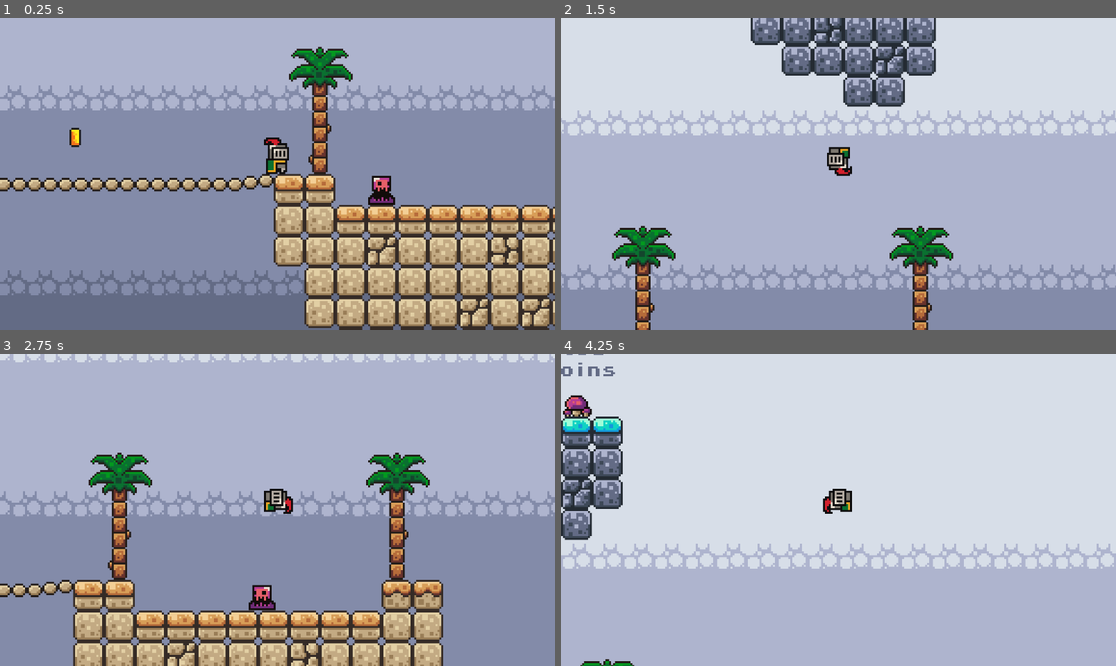
Above: before the commit, frames 1-4 (two rows, left to right).
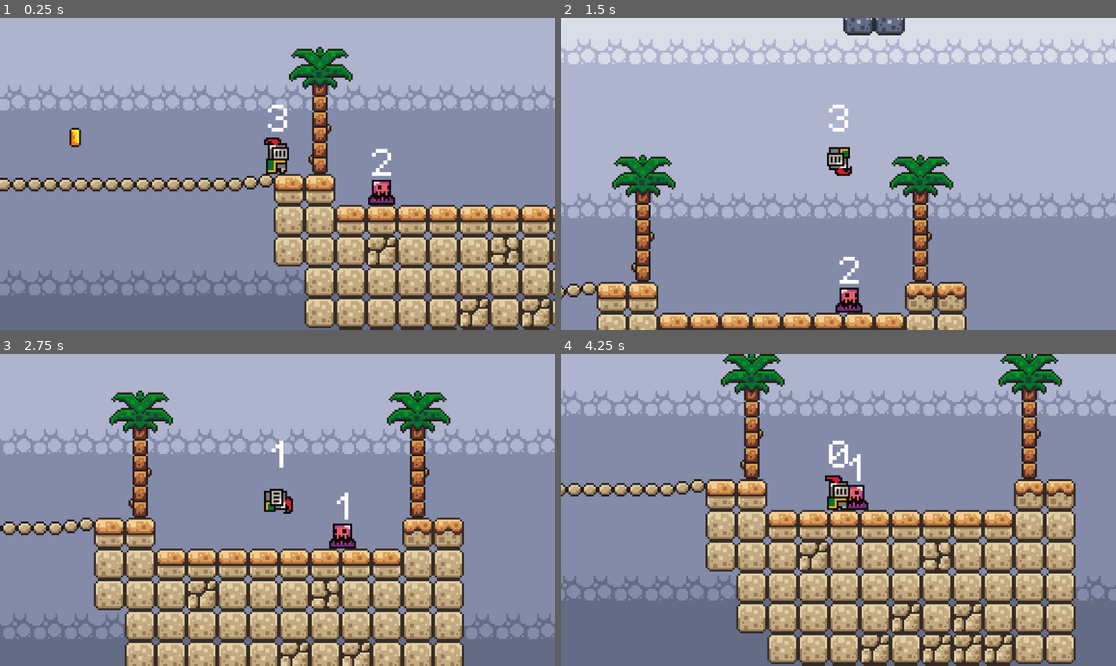
Above: after the commit, the same moments.

Repository: infi-defi/2d-platformer
Game: Godot game, scene res://scenes/game.tscn
The game is run twice, just before and just after one commit, with the same random seed, the same clock (stepped at 60 frames per second) and the same inputs.
Inputs (mouse positions are in pixels of both pictures, inside the frame that each line leads up to):
- Up to frame 1 (0.25 s): no input
- Up to frame 2 (1.5 s): move the mouse to (960, 158) at 0.52 s; hold D (move_right) from 0.53 s (still down); click (960, 158) at 0.6 s; tap Space (jump) at 0.77, 0.8, 1.07, 1.35 s; move the mouse to (727, 189) at 1.27 s
- Up to frame 3 (2.75 s): tap Space (jump) at 1.52, 1.82, 2.3 s; click (166, 525) at 1.55 s; move the mouse to (333, 441) at 2.02 s; release D (move_right) at 2.03 s; hold A (move_left) from 2.03 s (still down); click (333, 441) at 2.1 s
- Up to frame 4 (4.25 s): move the mouse to (810, 572) at 2.77 s; release A (move_left) at 2.78 s; hold D (move_right) from 2.78 s (still down); click (810, 572) at 2.85 s; tap Space (jump) at 3.02, 3.32, 3.6, 3.77, 4.07 s; move the mouse to (1005, 556) at 3.52 s

The runs differ from the first frame. In frame 1, 0.4% of the frame differs, in the area x 48-71%, y 27-57%; in frame 2, 56%; in frame 3, 53%; in frame 4, 100%, in the area x 0-100%, y 0-100%.

Commit message:
fixed jump and added basic health system

Diff:
--- a/scenes/game.tscn
+++ b/scenes/game.tscn
@@ -5,7 +5,7 @@
 [ext_resource type="Texture2D" uid="uid://c8hmccnq25asm" path="res://assets/sprites/world_tileset.png" id="2_xwj7g"]
 [ext_resource type="PackedScene" uid="uid://cd3yxew0f2jm3" path="res://scenes/coin.tscn" id="4_2ay6v"]
 [ext_resource type="PackedScene" uid="uid://6vjmimc7i356" path="res://scenes/killzone.tscn" id="5_mkcj2"]
-[ext_resource type="PackedScene" uid="uid://cwtlh8a4oucvp" path="res://scenes/slime_2.tscn" id="7_2bdib"]
+[ext_resource type="PackedScene" uid="uid://cwtlh8a4oucvp" path="res://scenes/slime.tscn" id="7_2bdib"]
 [ext_resource type="FontFile" uid="uid://ba5p3i381qvj1" path="res://assets/fonts/PixelOperator8.ttf" id="7_sad4y"]
 [ext_resource type="Script" path="res://scripts/game_manager.gd" id="8_5qrbf"]
 [ext_resource type="FontFile" uid="uid://bf14igco0n4up" path="res://assets/fonts/PixelOperator8-Bold.ttf" id="9_aq2rb"]
--- a/scenes/killzone.tscn
+++ b/scenes/killzone.tscn
@@ -7,6 +7,7 @@
 script = ExtResource("1_vy7hb")
 
 [node name="Timer" type="Timer" parent="."]
+wait_time = 1.1
 one_shot = true
 
 [connection signal="body_entered" from="." to="." method="_on_body_entered"]
--- a/scenes/player.tscn
+++ b/scenes/player.tscn
@@ -1,7 +1,8 @@
-[gd_scene load_steps=36 format=3 uid="uid://cmhux5uhvfbm4"]
+[gd_scene load_steps=37 format=3 uid="uid://cmhux5uhvfbm4"]
 
 [ext_resource type="Script" path="res://scripts/player.gd" id="1_sawhh"]
 [ext_resource type="Texture2D" uid="uid://i3d5icmugre" path="res://assets/sprites/knight.png" id="1_twc6m"]
+[ext_resource type="FontFile" uid="uid://ba5p3i381qvj1" path="res://assets/fonts/PixelOperator8.ttf" id="3_l08k4"]
 
 [sub_resource type="AtlasTexture" id="AtlasTexture_4w5rm"]
 atlas = ExtResource("1_twc6m")
@@ -274,4 +275,12 @@
 [node name="Cooldown" type="Timer" parent="sword"]
 wait_time = 0.25
 
+[node name="Label" type="Label" parent="."]
+offset_left = -7.0
+offset_top = -36.0
+offset_right = 7.0
+offset_bottom = -20.0
+theme_override_fonts/font = ExtResource("3_l08k4")
+text = "x"
+
 [connection signal="timeout" from="sword/Cooldown" to="." method="_on_cooldown_timeout"]
--- a/scenes/slime.tscn
+++ b/scenes/slime.tscn
@@ -1,62 +1,140 @@
-[gd_scene load_steps=10 format=3 uid="uid://c0yfewirnvxdr"]
+[gd_scene load_steps=20 format=3 uid="uid://cwtlh8a4oucvp"]
 
-[ext_resource type="Script" path="res://scripts/slime.gd" id="1_025sm"]
-[ext_resource type="Texture2D" uid="uid://cv3owr05mnsjn" path="res://assets/sprites/slime_green.png" id="1_ixr0p"]
-[ext_resource type="PackedScene" uid="uid://6vjmimc7i356" path="res://scenes/killzone.tscn" id="2_flxl4"]
+[ext_resource type="Script" path="res://scripts/slime.gd" id="1_5t4if"]
+[ext_resource type="Texture2D" uid="uid://b246guuf3r6r" path="res://assets/sprites/slime_purple.png" id="1_kdo22"]
+[ext_resource type="PackedScene" uid="uid://6vjmimc7i356" path="res://scenes/killzone.tscn" id="2_t2g4y"]
+[ext_resource type="FontFile" uid="uid://ba5p3i381qvj1" path="res://assets/fonts/PixelOperator8.ttf" id="4_d5kiu"]
 
-[sub_resource type="AtlasTexture" id="AtlasTexture_05e8i"]
-atlas = ExtResource("1_ixr0p")
+[sub_resource type="AtlasTexture" id="AtlasTexture_860ng"]
+atlas = ExtResource("1_kdo22")
+region = Rect2(72, 0, 24, 24)
+
+[sub_resource type="AtlasTexture" id="AtlasTexture_0myqq"]
+atlas = ExtResource("1_kdo22")
+region = Rect2(48, 0, 24, 24)
+
+[sub_resource type="AtlasTexture" id="AtlasTexture_eei7o"]
+atlas = ExtResource("1_kdo22")
+region = Rect2(24, 0, 24, 24)
+
+[sub_resource type="AtlasTexture" id="AtlasTexture_ubwky"]
+atlas = ExtResource("1_kdo22")
+region = Rect2(0, 0, 24, 24)
+
+[sub_resource type="AtlasTexture" id="AtlasTexture_iiffa"]
+atlas = ExtResource("1_kdo22")
 region = Rect2(0, 24, 24, 24)
 
-[sub_resource type="AtlasTexture" id="AtlasTexture_0pla7"]
-atlas = ExtResource("1_ixr0p")
+[sub_resource type="AtlasTexture" id="AtlasTexture_lep6n"]
+atlas = ExtResource("1_kdo22")
 region = Rect2(24, 24, 24, 24)
 
-[sub_resource type="AtlasTexture" id="AtlasTexture_uskiv"]
-atlas = ExtResource("1_ixr0p")
+[sub_resource type="AtlasTexture" id="AtlasTexture_hbl1w"]
+atlas = ExtResource("1_kdo22")
 region = Rect2(48, 24, 24, 24)
 
-[sub_resource type="AtlasTexture" id="AtlasTexture_x80em"]
-atlas = ExtResource("1_ixr0p")
+[sub_resource type="AtlasTexture" id="AtlasTexture_eikbr"]
+atlas = ExtResource("1_kdo22")
 region = Rect2(72, 24, 24, 24)
 
-[sub_resource type="SpriteFrames" id="SpriteFrames_puikk"]
+[sub_resource type="AtlasTexture" id="AtlasTexture_ilxci"]
+atlas = ExtResource("1_kdo22")
+region = Rect2(0, 48, 24, 24)
+
+[sub_resource type="AtlasTexture" id="AtlasTexture_qcdvs"]
+atlas = ExtResource("1_kdo22")
+region = Rect2(24, 48, 24, 24)
+
+[sub_resource type="AtlasTexture" id="AtlasTexture_x6avd"]
+atlas = ExtResource("1_kdo22")
+region = Rect2(48, 48, 24, 24)
+
+[sub_resource type="AtlasTexture" id="AtlasTexture_7n5sm"]
+atlas = ExtResource("1_kdo22")
+region = Rect2(72, 48, 24, 24)
+
+[sub_resource type="SpriteFrames" id="SpriteFrames_2tn88"]
 animations = [{
 "frames": [{
 "duration": 1.0,
-"texture": SubResource("AtlasTexture_05e8i")
+"texture": SubResource("AtlasTexture_860ng")
 }, {
 "duration": 1.0,
-"texture": SubResource("AtlasTexture_0pla7")
+"texture": SubResource("AtlasTexture_0myqq")
 }, {
 "duration": 1.0,
-"texture": SubResource("AtlasTexture_uskiv")
+"texture": SubResource("AtlasTexture_eei7o")
 }, {
 "duration": 1.0,
-"texture": SubResource("AtlasTexture_x80em")
+"texture": SubResource("AtlasTexture_ubwky")
+}],
+"loop": true,
+"name": &"death",
+"speed": 5.0
+}, {
+"frames": [{
+"duration": 1.0,
+"texture": SubResource("AtlasTexture_iiffa")
+}, {
+"duration": 1.0,
+"texture": SubResource("AtlasTexture_lep6n")
+}, {
+"duration": 1.0,
+"texture": SubResource("AtlasTexture_hbl1w")
+}, {
+"duration": 1.0,
+"texture": SubResource("AtlasTexture_eikbr")
 }],
 "loop": true,
 "name": &"default",
 "speed": 10.0
+}, {
+"frames": [{
+"duration": 1.0,
+"texture": SubResource("AtlasTexture_ilxci")
+}, {
+"duration": 1.0,
+"texture": SubResource("AtlasTexture_qcdvs")
+}, {
+"duration": 1.0,
+"texture": SubResource("AtlasTexture_x6avd")
+}, {
+"duration": 1.0,
+"texture": SubResource("AtlasTexture_7n5sm")
+}, {
+"duration": 1.0,
+"texture": SubResource("AtlasTexture_ilxci")
+}],
+"loop": false,
+"name": &"hurt",
+"speed": 8.0
 }]
 
-[sub_resource type="RectangleShape2D" id="RectangleShape2D_0d8md"]
-size = Vector2(14, 15)
+[sub_resource type="RectangleShape2D" id="RectangleShape2D_inngn"]
+size = Vector2(8, 14)
 
-[node name="slime" type="Node2D"]
-script = ExtResource("1_025sm")
+[sub_resource type="RectangleShape2D" id="RectangleShape2D_kr1h6"]
+size = Vector2(14, 16)
+
+[node name="slime2" type="CharacterBody2D"]
+script = ExtResource("1_5t4if")
 
 [node name="AnimatedSprite2D" type="AnimatedSprite2D" parent="."]
 position = Vector2(0, -12)
-sprite_frames = SubResource("SpriteFrames_puikk")
+sprite_frames = SubResource("SpriteFrames_2tn88")
 autoplay = "default"
-frame_progress = 0.0615441
+frame_progress = 0.698641
 
-[node name="killzone" parent="." instance=ExtResource("2_flxl4")]
+[node name="CollisionShape2D" type="CollisionShape2D" parent="."]
+position = Vector2(0, -7)
+shape = SubResource("RectangleShape2D_inngn")
+
+[node name="killzone" parent="." instance=ExtResource("2_t2g4y")]
 
 [node name="CollisionShape2D" type="CollisionShape2D" parent="killzone"]
-position = Vector2(0, -7)
-shape = SubResource("RectangleShape2D_0d8md")
+visible = false
+position = Vector2(0, -8)
+shape = SubResource("RectangleShape2D_kr1h6")
 
 [node name="Raycast right" type="RayCast2D" parent="."]
 position = Vector2(0, -7)
@@ -65,3 +143,16 @@
 [node name="Raycast left" type="RayCast2D" parent="."]
 position = Vector2(0, -7)
 target_position = Vector2(-8, 0)
+
+[node name="timer" type="Timer" parent="."]
+wait_time = 0.5
+
+[node name="Label" type="Label" parent="."]
+offset_left = -7.0
+offset_top = -29.0
+offset_right = 7.0
+offset_bottom = -13.0
+theme_override_fonts/font = ExtResource("4_d5kiu")
+text = "x"
+
+[connection signal="timeout" from="timer" to="." method="_on_timer_timeout"]
--- a/scenes/slime_2.tscn
+++ /dev/null
@@ -1,148 +0,0 @@
-[gd_scene load_steps=19 format=3 uid="uid://cwtlh8a4oucvp"]
-
-[ext_resource type="Script" path="res://scripts/slime_2.gd" id="1_5t4if"]
-[ext_resource type="Texture2D" uid="uid://b246guuf3r6r" path="res://assets/sprites/slime_purple.png" id="1_kdo22"]
-[ext_resource type="PackedScene" uid="uid://6vjmimc7i356" path="res://scenes/killzone.tscn" id="2_t2g4y"]
-
-[sub_resource type="AtlasTexture" id="AtlasTexture_860ng"]
-atlas = ExtResource("1_kdo22")
-region = Rect2(72, 0, 24, 24)
-
-[sub_resource type="AtlasTexture" id="AtlasTexture_0myqq"]
-atlas = ExtResource("1_kdo22")
-region = Rect2(48, 0, 24, 24)
-
-[sub_resource type="AtlasTexture" id="AtlasTexture_eei7o"]
-atlas = ExtResource("1_kdo22")
-region = Rect2(24, 0, 24, 24)
-
-[sub_resource type="AtlasTexture" id="AtlasTexture_ubwky"]
-atlas = ExtResource("1_kdo22")
-region = Rect2(0, 0, 24, 24)
-
-[sub_resource type="AtlasTexture" id="AtlasTexture_iiffa"]
-atlas = ExtResource("1_kdo22")
-region = Rect2(0, 24, 24, 24)
-
-[sub_resource type="AtlasTexture" id="AtlasTexture_lep6n"]
-atlas = ExtResource("1_kdo22")
-region = Rect2(24, 24, 24, 24)
-
-[sub_resource type="AtlasTexture" id="AtlasTexture_hbl1w"]
-atlas = ExtResource("1_kdo22")
-region = Rect2(48, 24, 24, 24)
-
-[sub_resource type="AtlasTexture" id="AtlasTexture_eikbr"]
-atlas = ExtResource("1_kdo22")
-region = Rect2(72, 24, 24, 24)
-
-[sub_resource type="AtlasTexture" id="AtlasTexture_ilxci"]
-atlas = ExtResource("1_kdo22")
-region = Rect2(0, 48, 24, 24)
-
-[sub_resource type="AtlasTexture" id="AtlasTexture_qcdvs"]
-atlas = ExtResource("1_kdo22")
-region = Rect2(24, 48, 24, 24)
-
-[sub_resource type="AtlasTexture" id="AtlasTexture_x6avd"]
-atlas = ExtResource("1_kdo22")
-region = Rect2(48, 48, 24, 24)
-
-[sub_resource type="AtlasTexture" id="AtlasTexture_7n5sm"]
-atlas = ExtResource("1_kdo22")
-region = Rect2(72, 48, 24, 24)
-
-[sub_resource type="SpriteFrames" id="SpriteFrames_2tn88"]
-animations = [{
-"frames": [{
-"duration": 1.0,
-"texture": SubResource("AtlasTexture_860ng")
-}, {
-"duration": 1.0,
-"texture": SubResource("AtlasTexture_0myqq")
-}, {
-"duration": 1.0,
-"texture": SubResource("AtlasTexture_eei7o")
-}, {
-"duration": 1.0,
-"texture": SubResource("AtlasTexture_ubwky")
-}],
-"loop": true,
-"name": &"death",
-"speed": 5.0
-}, {
-"frames": [{
-"duration": 1.0,
-"texture": SubResource("AtlasTexture_iiffa")
-}, {
-"duration": 1.0,
-"texture": SubResource("AtlasTexture_lep6n")
-}, {
-"duration": 1.0,
-"texture": SubResource("AtlasTexture_hbl1w")
-}, {
-"duration": 1.0,
-"texture": SubResource("AtlasTexture_eikbr")
-}],
-"loop": true,
-"name": &"default",
-"speed": 10.0
-}, {
-"frames": [{
-"duration": 1.0,
-"texture": SubResource("AtlasTexture_ilxci")
-}, {
-"duration": 1.0,
-"texture": SubResource("AtlasTexture_qcdvs")
-}, {
-"duration": 1.0,
-"texture": SubResource("AtlasTexture_x6avd")
-}, {
-"duration": 1.0,
-"texture": SubResource("AtlasTexture_7n5sm")
-}, {
-"duration": 1.0,
-"texture": SubResource("AtlasTexture_ilxci")
-}],
-"loop": false,
-"name": &"hurt",
-"speed": 8.0
-}]
-
-[sub_resource type="RectangleShape2D" id="RectangleShape2D_inngn"]
-size = Vector2(10, 15)
-
-[sub_resource type="RectangleShape2D" id="RectangleShape2D_kr1h6"]
-size = Vector2(10, 15)
-
-[node name="slime2" type="CharacterBody2D"]
-script = ExtResource("1_5t4if")
-
-[node name="AnimatedSprite2D" type="AnimatedSprite2D" parent="."]
-position = Vector2(0, -12)
-sprite_frames = SubResource("SpriteFrames_2tn88")
-animation = &"death"
-autoplay = "default"
-
-[node name="CollisionShape2D" type="CollisionShape2D" parent="."]
-position = Vector2(0, -7.5)
-shape = SubResource("RectangleShape2D_inngn")
-
-[node name="killzone" parent="." instance=ExtResource("2_t2g4y")]
-
-[node name="CollisionShape2D" type="CollisionShape2D" parent="killzone"]
-position = Vector2(0, -7.5)
-shape = SubResource("RectangleShape2D_kr1h6")
-
-[node name="Raycast right" type="RayCast2D" parent="."]
-position = Vector2(0, -7)
-target_position = Vector2(8, 0)
-
-[node name="Raycast left" type="RayCast2D" parent="."]
-position = Vector2(0, -7)
-target_position = Vector2(-8, 0)
-
-[node name="timer" type="Timer" parent="."]
-wait_time = 0.5
-
-[connection signal="timeout" from="timer" to="." method="_on_timer_timeout"]
--- a/scripts/coin.gd
+++ b/scripts/coin.gd
@@ -5,5 +5,7 @@
 
 #Coin pickup func.
 func _on_body_entered(body):
+	if body.health < 3:
+		body.health += 1
 	game_manager.addPoint()
 	animation_player.play("pickup")
--- a/scripts/game_manager.gd
+++ b/scripts/game_manager.gd
@@ -1,6 +1,7 @@
 extends Node
 
 @onready var score_label = $scoreLabel
+
 
 var score = 0
 
--- a/scripts/killzone.gd
+++ b/scripts/killzone.gd
@@ -5,10 +5,16 @@
 
 func _on_body_entered(body):
 	if body.has_method("die") && !body.dead:
-		print("You died")
 		body.die()
-		Engine.time_scale = 0.5
-		timer.start()
+		print("hurt")
+		if body.health == 0 || body.position.y > 149:
+			print("you died")
+			body.die()
+			Engine.time_scale = 0.5
+			timer.start()
+		else:
+			body.dead = false
+
 
 func _on_timer_timeout():
 	Engine.time_scale = 1
--- a/scripts/player.gd
+++ b/scripts/player.gd
@@ -4,11 +4,13 @@
 @onready var animated_sprite = $AnimatedSprite2D
 @onready var cooldown_timer = $sword/Cooldown
 @onready var sword_collision_shape = $sword/CollisionShape2D
+@onready var label = $Label
 
 const DEFAULT_SPEED = 130.0
 const JUMP_VELOCITY = -250.0
 const EXTRA_JUMPS = 1
 
+var health = 3
 var attacking = false
 var dead = false
 var speed = DEFAULT_SPEED
@@ -20,27 +22,28 @@
 	if !is_on_floor():
 		velocity.y += gravity * delta
 
+
 	handle_movement_and_jump()
 	handle_animation()
 	handle_attack()
+	handle_move_and_slide()
+	health_count()
 	handle_dev_tools()
-	move_and_slide()
-	if is_on_floor():
-		jumps = EXTRA_JUMPS
-	else:
-		cayote_timer.start()
+
 
 func handle_movement_and_jump():
 	var direction = Input.get_axis("move_left", "move_right")
 	last_direction = direction if direction != 0 else last_direction
 	velocity.x = direction * speed
 
-	if Input.is_action_just_pressed("jump") && !dead && (is_on_floor() || !cayote_timer.is_stopped() || jumps > 0):
+	if Input.is_action_just_pressed("jump") && !dead && (!cayote_timer.is_stopped() || jumps > 0):
 		velocity.y = JUMP_VELOCITY
 		jumps -= 1
+	if is_on_floor():
+		jumps = EXTRA_JUMPS
 
 func handle_animation():
-	if dead:
+	if dead :
 		update_animation("death")
 	elif attacking:
 		update_animation("attack")
@@ -66,8 +69,21 @@
 
 func die():
 	dead = true
-	speed = 0
-	velocity.x = 0
+	if health == 0:
+		speed = 0
+		velocity.x = 0
+	else:
+		health -= 1
+
+func handle_move_and_slide():
+	var was_on_floor = is_on_floor()
+	move_and_slide()
+
+	if was_on_floor && !is_on_floor():
+		cayote_timer.start()
+
+func health_count():
+	label.text = str(health)
 
 func handle_dev_tools():
 	if Input.is_action_just_pressed("reset"):
--- a/scripts/slime.gd
+++ b/scripts/slime.gd
@@ -1,18 +1,70 @@
-extends Node2D
+extends CharacterBody2D
 
+# Nodes and Constants
 @onready var raycast_right = $"Raycast right"
 @onready var raycast_left = $"Raycast left"
 @onready var animated_sprite = $AnimatedSprite2D
+@onready var timer = $timer
+@onready var label = $Label
 
 const SPEED = 60
+const DAMAGE_TIME = 1.0  # Duration of the damaged state in seconds
+
+# Variables
+var damaged = false
+var health = 2
 var direction = 1
+var gravity = ProjectSettings.get_setting("physics/2d/default_gravity")
 
 # Called every frame. 'delta' is the elapsed time since the previous frame.
-func _process(delta):
+func _physics_process(delta):
+	apply_gravity(delta)
+	check_wall_collisions()
+	update_movement()
+	move_and_slide()
+	label.text = str(health)
+
+
+# Applies gravity to the velocity.
+func apply_gravity(delta):
+	if not is_on_floor():
+		velocity.y += gravity * delta
+
+# Checks for wall collisions and updates direction.
+func check_wall_collisions():
 	if raycast_right.is_colliding():
 		direction = -1
 		animated_sprite.flip_h = true
-	if raycast_left.is_colliding():
+	elif raycast_left.is_colliding():
 		direction = 1
 		animated_sprite.flip_h = false
-	position.x += direction * SPEED * delta
+
+# Updates movement based on the damaged state.
+func update_movement():
+	if damaged:
+		velocity.x = 0
+	else:
+		velocity.x = direction * SPEED
+
+# Handles character damage.
+func damage():
+	if not damaged:  # Prevent multiple damage processing.
+		damaged = true
+		health -= 1
+		play_damage_animation()
+		timer.start()
+
+# Plays the appropriate animation based on health.
+func play_damage_animation():
+	if health > 0:
+		animated_sprite.play("hurt")
+	else:
+		animated_sprite.play("death")
+
+# Called when the timer times out.
+func _on_timer_timeout():
+	if health > 0:
+		animated_sprite.play("default")
+		damaged = false
+	else:
+		queue_free()
--- a/scripts/slime_2.gd
+++ /dev/null
@@ -1,67 +0,0 @@
-extends CharacterBody2D
-
-# Nodes and Constants
-@onready var raycast_right = $"Raycast right"
-@onready var raycast_left = $"Raycast left"
-@onready var animated_sprite = $AnimatedSprite2D
-@onready var timer = $timer
-
-const SPEED = 60
-const DAMAGE_TIME = 1.0  # Duration of the damaged state in seconds
-
-# Variables
-var damaged = false
-var health = 2
-var direction = 1
-var gravity = ProjectSettings.get_setting("physics/2d/default_gravity")
-
-# Called every frame. 'delta' is the elapsed time since the previous frame.
-func _physics_process(delta):
-	apply_gravity(delta)
-	check_wall_collisions()
-	update_movement()
-	move_and_slide()
-
-# Applies gravity to the velocity.
-func apply_gravity(delta):
-	if not is_on_floor():
-		velocity.y += gravity * delta
-
-# Checks for wall collisions and updates direction.
-func check_wall_collisions():
-	if raycast_right.is_colliding():
-		direction = -1
-		animated_sprite.flip_h = true
-	elif raycast_left.is_colliding():
-		direction = 1
-		animated_sprite.flip_h = false
-
-# Updates movement based on the damaged state.
-func update_movement():
-	if damaged:
-		velocity.x = 0
-	else:
-		velocity.x = direction * SPEED
-
-# Handles character damage.
-func damage():
-	if not damaged:  # Prevent multiple damage processing.
-		damaged = true
-		health -= 1
-		play_damage_animation()
-		timer.start()
-
-# Plays the appropriate animation based on health.
-func play_damage_animation():
-	if health > 0:
-		animated_sprite.play("hurt")
-	else:
-		animated_sprite.play("death")
-
-# Called when the timer times out.
-func _on_timer_timeout():
-	if health > 0:
-		animated_sprite.play("default")
-		damaged = false
-	else:
-		queue_free()
